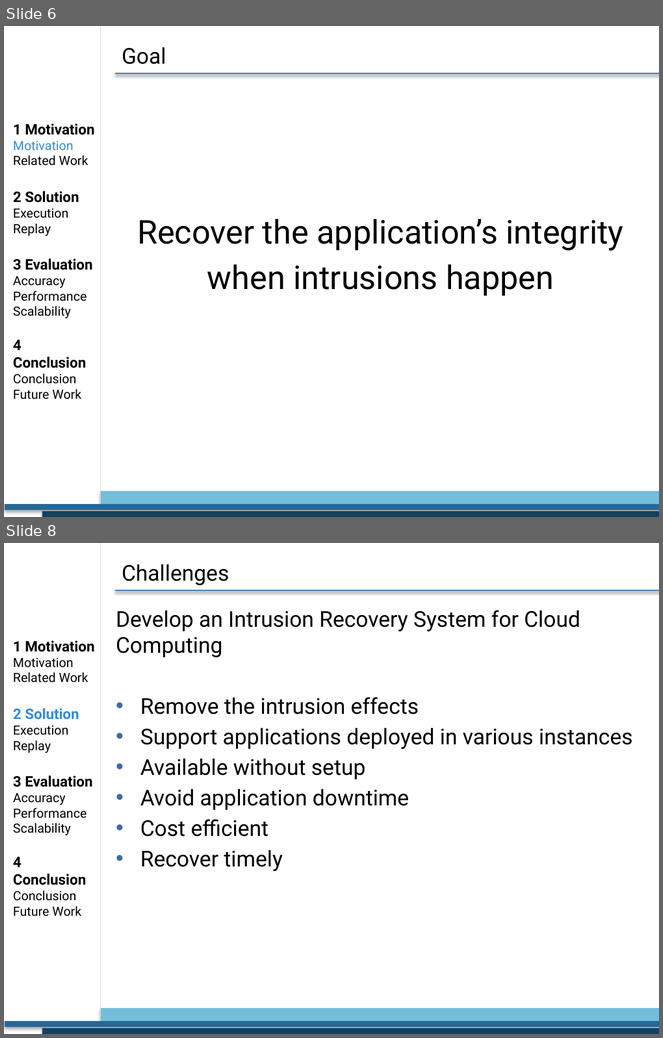
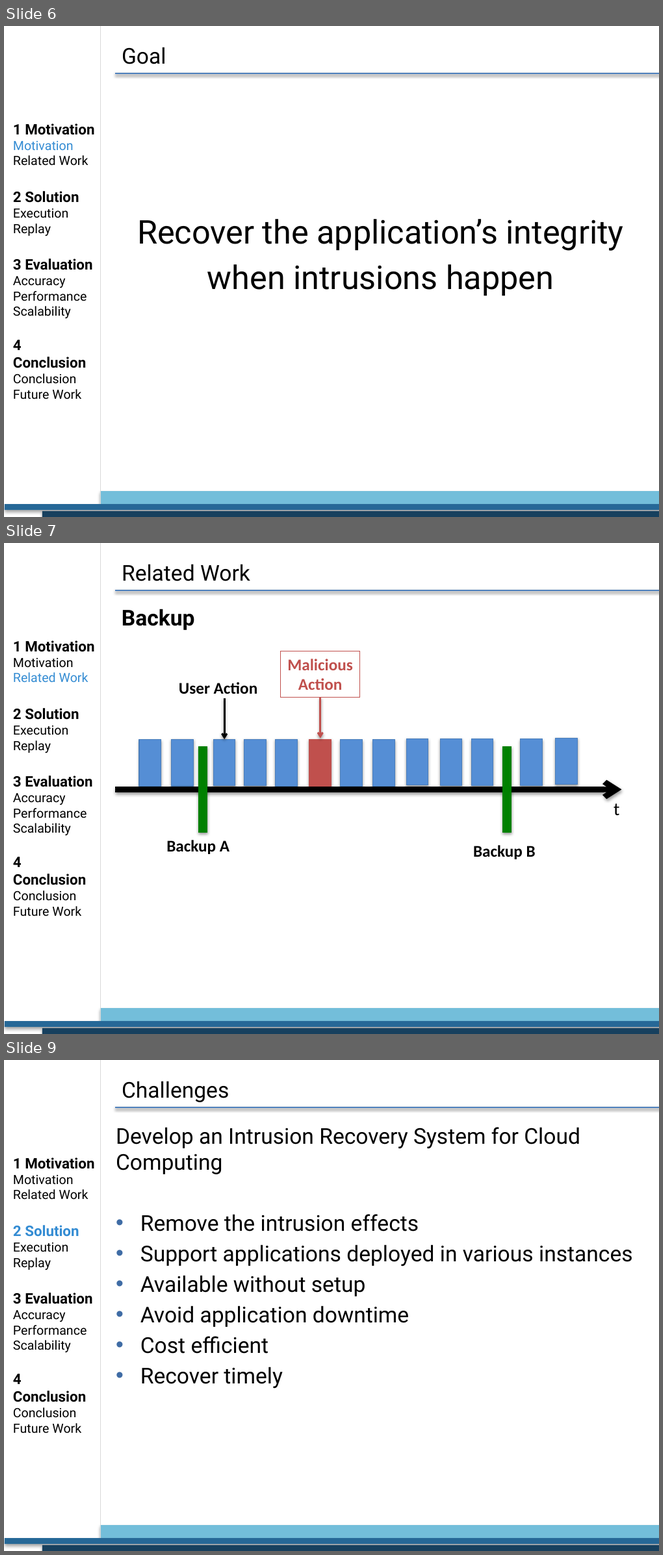
Before and after one commit to dnascimento/Thesis, a slide deck: Presentation_thesis/Powerpoint.pptx. Shown one above the other, each under a label of ours: slides 6 and 8 before the commit, slides 6, 7 and 9 after it; the slides between them are not shown. The pictures are 663x1038 and 663x1555 pixels, drawn with LibreOffice and Linux fonts; fonts in the diff are those of the drawing; background and template pictures are left out. Boxes give left, top, right and bottom in pixels: in the first picture for what was removed or moved away, otherwise in the second. Text is boxed around its words. In the diff, an @@ line names an element or a change of style, - is before the commit and + after.

```diff
--- a/Presentation_thesis/Powerpoint.pptx
+++ b/Presentation_thesis/Powerpoint.pptx
@@ slide 7 added at [4, 543, 659, 1034], background #FFFFFF; not listed: 5 template elements that a slide beside it also shows @@
@@ title added at [122, 564, 250, 581], 24 pt, text #000000 @@
+Related Work
@@ text added at [122, 609, 195, 630], 24 pt, text #000000, bold @@
+Backup
@@ text added at [13, 641, 94, 917], 14 pt, text #000000 @@
+1 Motivation
+Motivation
+Related Work
+2 Solution
+Execution
+Replay
+3 Evaluation
+Accuracy
+Performance
+Scalability
+4 Conclusion
+Conclusion
+Future Work
@@ rectangle added at [280, 651, 360, 698], outline #C0504D 0.75 pt, 18 pt, text #C0504D, bold @@
+Malicious
+Action
@@ text added at [179, 682, 258, 694], 18 pt, text #000000, bold @@
+User Action
@@ arrow added from (321, 698) to (321, 738), #C0504D 2 pt @@
@@ arrow added from (225, 699) to (225, 739), #000000 2 pt @@
@@ rectangle added at [139, 739, 161, 786], fill #558ED5, outline #4B7EBC 0.75 pt @@
@@ rectangle added at [172, 739, 193, 786], fill #558ED5, outline #4B7EBC 0.75 pt @@
@@ line added from (202, 746) to (202, 833), #008000 10 pt @@
@@ rectangle added at [214, 739, 235, 786], fill #558ED5, outline #4B7EBC 0.75 pt @@
@@ rectangle added at [244, 739, 266, 786], fill #558ED5, outline #4B7EBC 0.75 pt @@
@@ rectangle added at [276, 739, 298, 786], fill #558ED5, outline #4B7EBC 0.75 pt @@
@@ rectangle added at [310, 739, 331, 786], fill #C0504D, outline #C0504D 0.75 pt @@
@@ rectangle added at [340, 739, 362, 786], fill #558ED5, outline #4B7EBC 0.75 pt @@
@@ rectangle added at [373, 739, 395, 786], fill #558ED5, outline #4B7EBC 0.75 pt @@
@@ rectangle added at [406, 739, 428, 785], fill #558ED5, outline #4B7EBC 0.75 pt @@
@@ rectangle added at [440, 739, 462, 785], fill #558ED5, outline #4B7EBC 0.75 pt @@
@@ rectangle added at [471, 739, 493, 785], fill #558ED5, outline #4B7EBC 0.75 pt @@
@@ line added from (507, 746) to (507, 833), #008000 10 pt @@
@@ rectangle added at [521, 739, 543, 785], fill #558ED5, outline #4B7EBC 0.75 pt @@
@@ rectangle added at [556, 738, 577, 785], fill #558ED5, outline #4B7EBC 0.75 pt @@
@@ arrow added from (115, 789) to (622, 789), #000000 6 pt @@
@@ text added at [614, 804, 620, 815], 20 pt, text #000000 @@
+t
@@ text added at [166, 840, 230, 854], 18 pt, text #000000, bold @@
+Backup A
@@ text added at [473, 845, 536, 860], 18 pt, text #000000, bold @@
+Backup B
@@ what was slide 8 is now slide 9 @@
```
Also in this commit, not shown: 2 slides changed, 1 other slide added, 5 other files.
